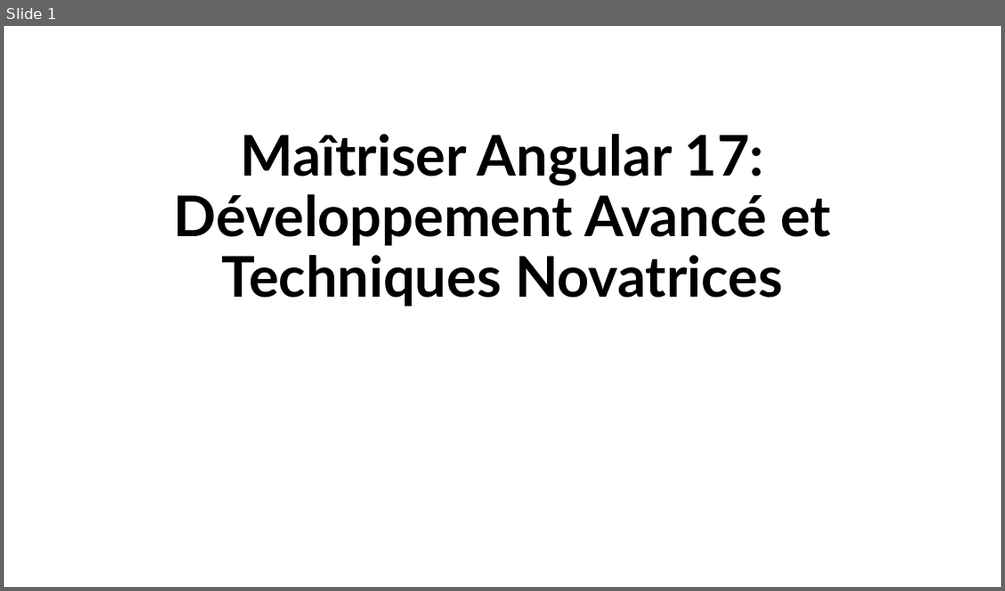
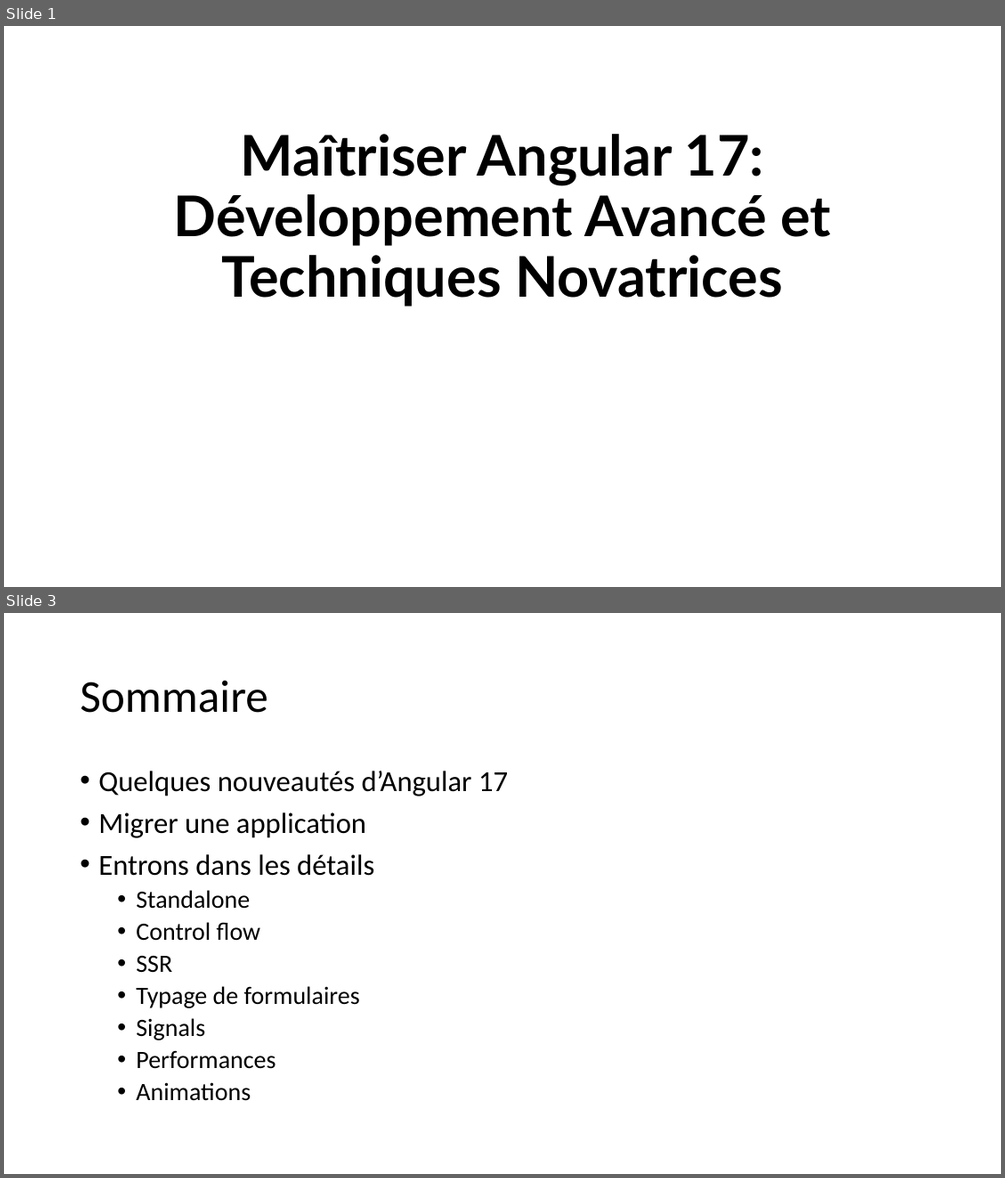
Before and after one commit to yatho/atelier-Angular17, a slide deck: Présentation.pptx. Shown one above the other, each under a label of ours: slide 1 before the commit, slides 1 and 3 after it; the slides between them are not shown. The pictures are 1005x591 and 1005x1178 pixels, drawn with LibreOffice and Linux fonts; fonts in the diff are those of the drawing. Boxes give left, top, right and bottom in pixels: in the first picture for what was removed or moved away, otherwise in the second. Text is boxed around its words. In the diff, an @@ line names an element or a change of style, - is before the commit and + after.

```diff
--- a/Présentation.pptx
+++ b/Présentation.pptx
@@ slide 3 added at <box>4,613,1001,1174</box>, background #FFFFFF @@
@@ title added at <box>80,680,268,713</box>, 44 pt, text #000000 @@
+Sommaire
@@ text added at <box>98,771,508,1101</box>, 24 pt, text #000000 @@
+• Quelques nouveautés d’Angular 17
+• Migrer une application
+• Entrons dans les détails
+  • Standalone
+  • Control flow
+  • SSR
+  • Typage de formulaires
+  • Signals
+  • Performances
+  • Animations
```
Also in this commit, not shown: 3 slides changed, 11 other slides added, 1 slide removed, 2 other files.
